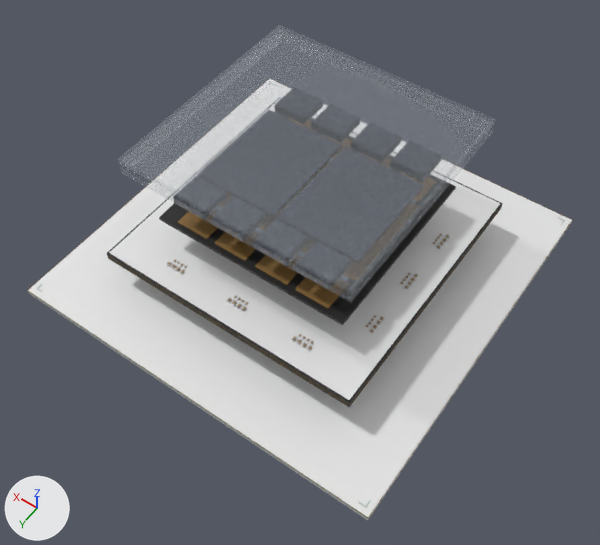
A saved change to the glTF model tools/blender/references/chip-gb200.glb.
Both versions are drawn from a 50 mm lens placed at (-0.092, 0.1337, 0.1982), pointed at (-0.0068, 0.0144, 0.0108). The lights are fixed; the arrows at lower left show +X, +Y and +Z. The first picture is the older version. Where no turn or scale is listed for an object, it has been applied to the vertices. Vertices at exactly the same position are counted once.

In view in the first picture: 'REFERENCE_chip-gb200_0000', 'REFERENCE_chip-gb200_0001', 'REFERENCE_chip-gb200_0014', 'REFERENCE_chip-gb200_0015', 'REFERENCE_chip-gb200_0019', 'REFERENCE_chip-gb200_0020' and 6 more.
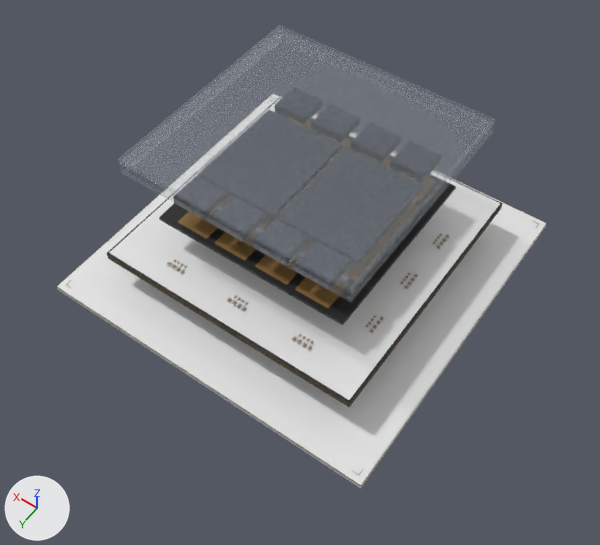
Edits to the bpy script that builds the scene:
```text
Change me_mesh_0:
    used by ob_reference_chip_gb200_0000; location = (0.0, 0.0, -0.0008)
    remove me_mesh_0.from_pydata(...)  # 8 vertices, 12 faces; spans x -0.06..0.06, y -0.06..0.06, z -0.0008..0.0008
    add me_mesh_0.from_pydata(...)  # 8 vertices, 12 faces; spans x -0.054..0.054, y -0.054..0.054, z -0.0008..0.0008
    me_mesh_0 part 1: the whole mesh is scaled about its middle by (0.9, 0.9, 1)
Change me_mesh_20:
    used by ob_reference_chip_gb200_0020; location = (0.0, 0.0, 0.0)
    remove me_mesh_20.from_pydata(...)  # 128 vertices, 192 faces; spans x -0.0601..0.0601, y -0.0601..0.0601, z -0.0002..0.0118
    add me_mesh_20.from_pydata(...)  # 128 vertices, 192 faces; spans x -0.0541..0.0541, y -0.0541..0.0541, z -0.0002..0.0118
    me_mesh_20 part 2: the loose piece of 8 vertices spanning x -0.06..0.06, y 0.0599..0.0601, z -0.0002..0.0 is scaled about its middle by (0.9, 1, 1), then moved by (0.0, -0.006, 0.0)
    me_mesh_20 part 3: the loose piece of 8 vertices spanning x -0.0601..-0.0599, y -0.06..0.06, z -0.0002..0.0 is scaled about its middle by (1, 0.9, 1), then moved by (0.006, 0.0, 0.0)
    me_mesh_20 part 4: the loose piece of 8 vertices spanning x -0.06..0.06, y -0.0601..-0.0599, z -0.0002..0.0 is scaled about its middle by (0.9, 1, 1), then moved by (0.0, 0.006, 0.0)
    me_mesh_20 part 5: the loose piece of 8 vertices spanning x 0.0599..0.0601, y -0.06..0.06, z -0.0002..0.0 is scaled about its middle by (1, 0.9, 1), then moved by (-0.006, 0.0, 0.0)
```

Where the change shows, as pixel boxes (x1, y1, x2, y2) in the pictures (600 x 545 px; the box of a moved part takes in the faces that stretch with it):
'REFERENCE_chip-gb200_0000', rescaled (10% narrower, 12% shorter)
    before: (28, 169, 572, 520)
    after: (57, 180, 546, 488)
'REFERENCE_chip-gb200_0020', reshaped (10% narrower, 12% shorter)
    before: (27, 169, 572, 518)
    after: (56, 179, 547, 486)
part 2 of me_mesh_20, moved or reshaped
    before: (27, 290, 368, 518)
    after: (57, 287, 361, 486)
part 3 of me_mesh_20, moved or reshaped
    before: (368, 221, 572, 518)
    after: (361, 223, 547, 486)
part 4 of me_mesh_20, moved or reshaped
    before: (464, 169, 572, 220)
    after: (454, 179, 546, 223)
part 5 of me_mesh_20, moved or reshaped
    before: (28, 189, 143, 290)
    after: (56, 195, 159, 287)
